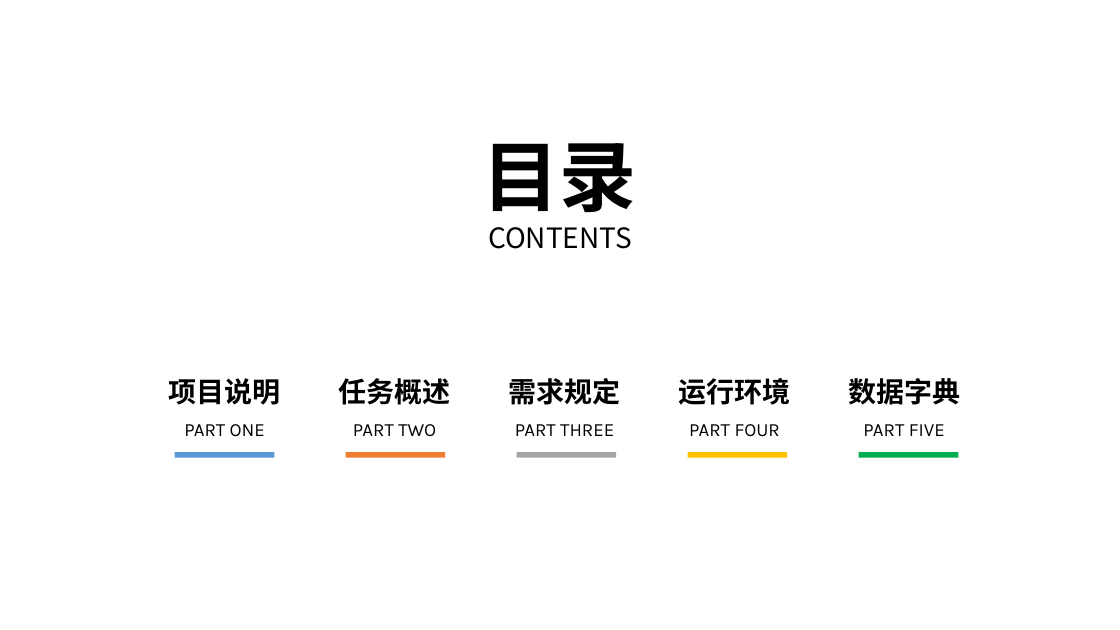
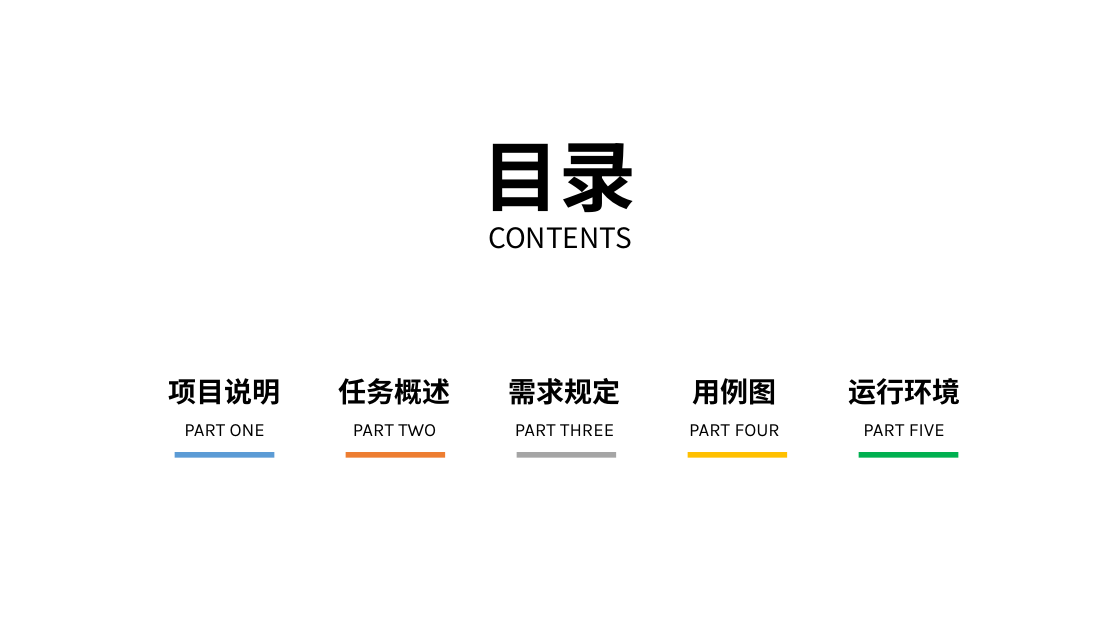
Before and after one commit to bhsei/17TeamC, a slide deck: slide 2 of 3.项目ppt/需求工作（1）.pptx. Drawn at 1120x630 pixels with LibreOffice and Linux fonts; fonts in the diff are those of the drawing; background and template pictures are left out. Boxes give left, top, right and bottom in pixels: in the first picture for what was removed or moved away, otherwise in the second. Text is boxed around its words. In the diff, an @@ line names an element or a change of style, - is before the commit and + after.

Commit message:
修改ppt，新增用例图

```diff
--- a/3.项目ppt/需求工作（1）.pptx
+++ b/3.项目ppt/需求工作（1）.pptx
@@ text at box(692, 378, 776, 405): text changed @@
-运行环境
+用例图
@@ text at box(848, 378, 960, 405): text changed @@
-数据字典
+运行环境
```
Also in this commit, not shown: 4 other slides changed, 3 slides added, 1 slide removed, 1 other file.
